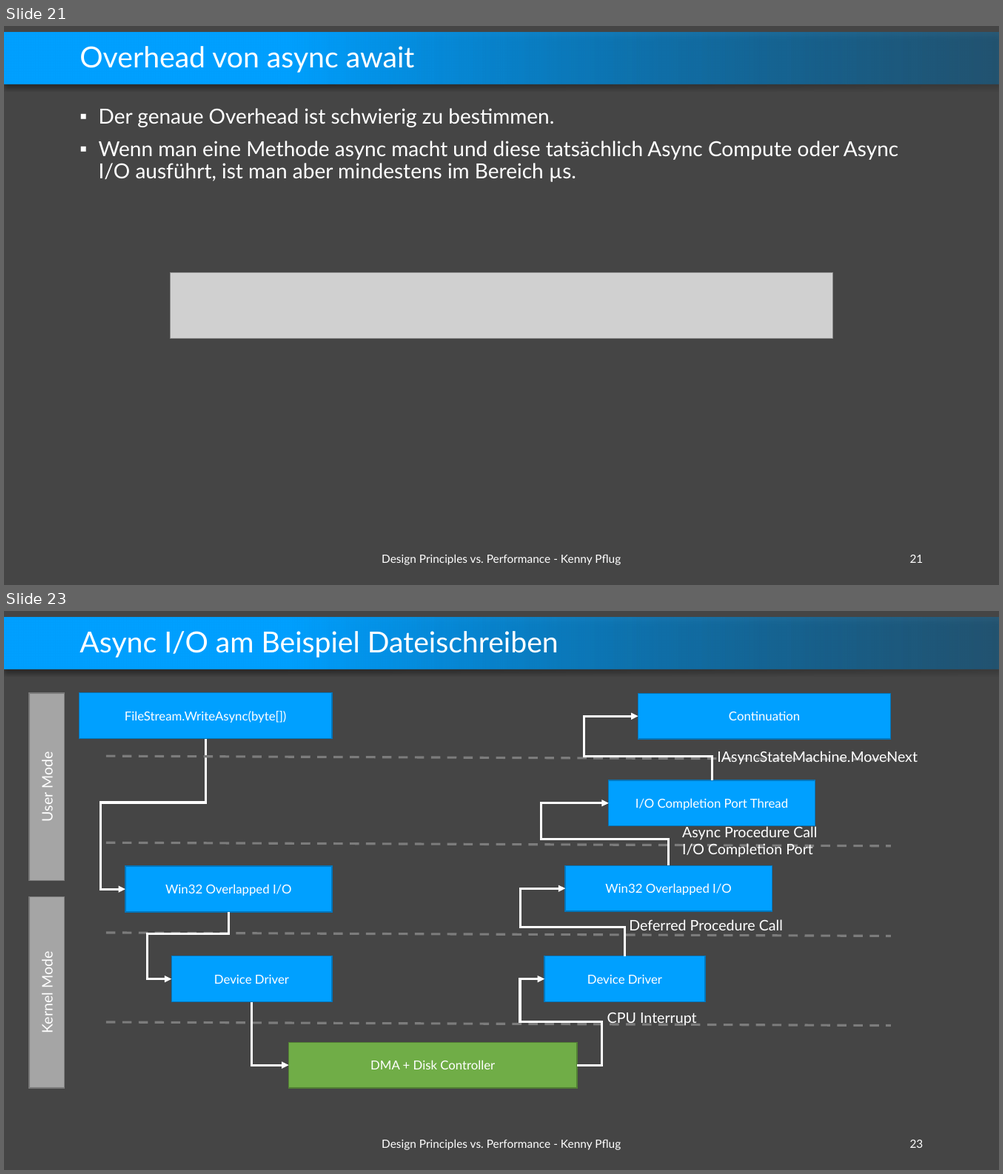
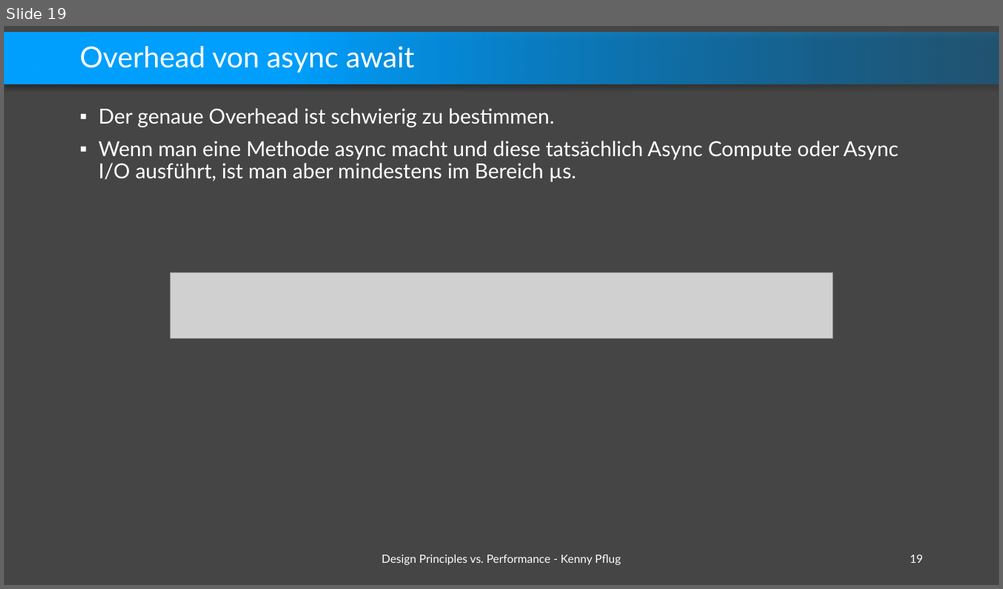
Before and after one commit to feO2x/Adc2021.DesignPrinciplesVsPerformance, a slide deck: Design Principles vs. Performance.pptx. Shown one above the other, each under a label of ours: slides 21 and 23 before the commit, slide 19 after it; the slides between them are not shown. The pictures are 1003x1174 and 1003x589 pixels, drawn with LibreOffice and Linux fonts; fonts in the diff are those of the drawing; grey boxes stand for pictures; background and template pictures are left out. Boxes give left, top, right and bottom in pixels: in the first picture for what was removed or moved away, otherwise in the second. Text is boxed around its words. In the diff, an @@ line names an element or a change of style, - is before the commit and + after.

```diff
--- a/Design Principles vs. Performance.pptx
+++ b/Design Principles vs. Performance.pptx
@@ slide 23 removed at [4,611,999,1170], background #454545; not listed: 1 template element that a slide beside it also shows @@
@@ title removed at [79,631,558,658] @@
-Async I/O am Beispiel Dateischreiben
@@ group removed at [29,693,917,1088]: 10 rectangles, 7 elbow arrows, 4 lines, 4 texts @@
-Win32 Overlapped I/O
-Device Driver
-FileStream.WriteAsync(byte[])
-DMA + Disk Controller
-Device Driver
-CPU Interrupt
-Win32 Overlapped I/O
-Deferred Procedure Call
-I/O Completion Port Thread
-Async Procedure Call
-I/O Completion Port
-Continuation
-IAsyncStateMachine.MoveNext
-User Mode
-Kernel Mode
@@ text removed at [381,1139,620,1150] @@
-Design Principles vs. Performance - Kenny Pflug
@@ page number removed at [910,1140,923,1148] @@
-23
@@ what was slide 21 is now slide 19 @@
@@ page number at [910,555,923,563]: text changed @@
-21
+19
```
Also in this commit, not shown: 6 slides changed, 1 slide added, 5 other slides removed.
